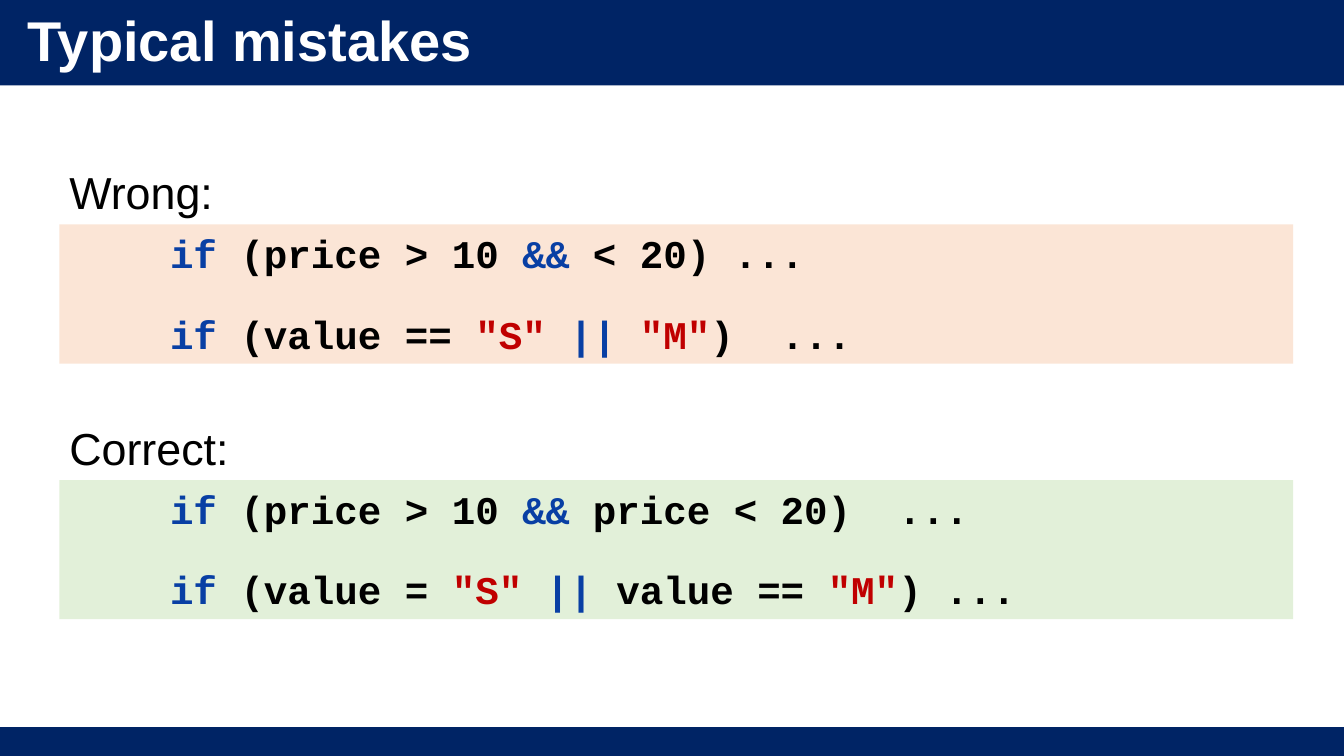
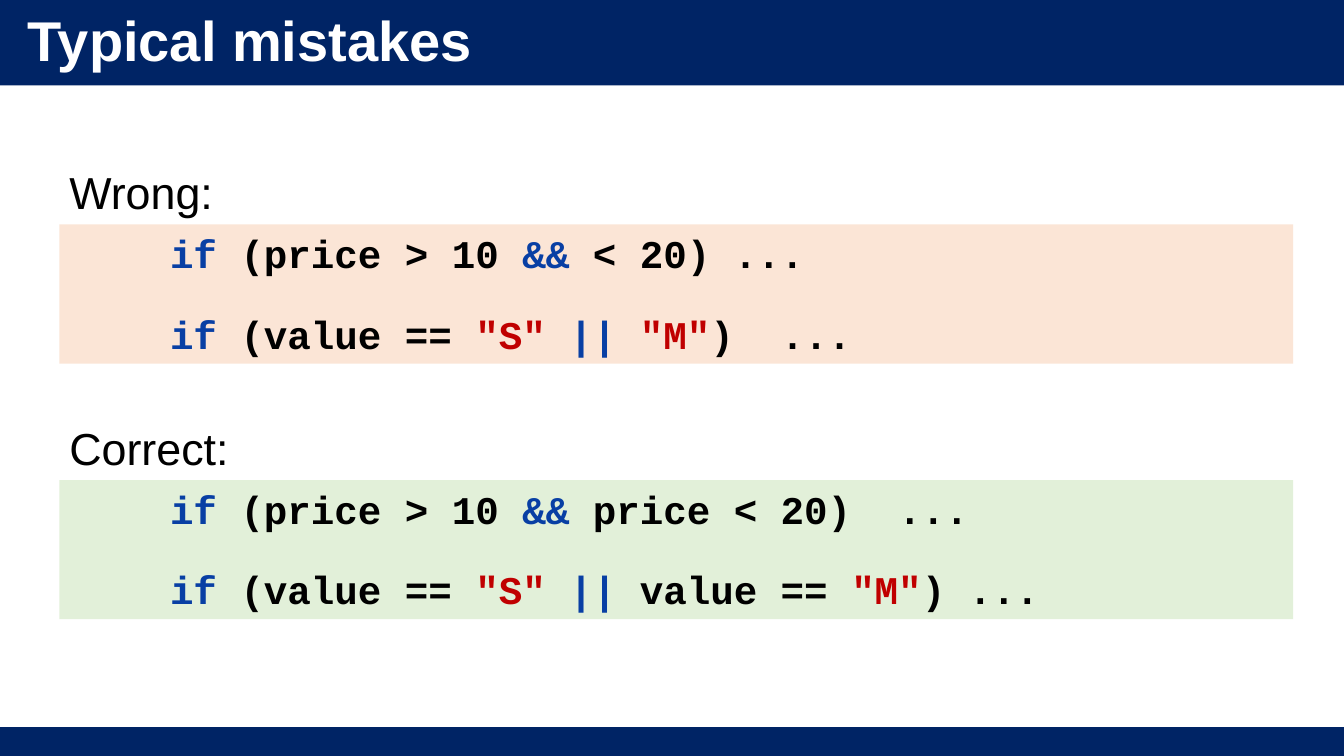
Before and after one commit to basilsmith/WIUT, a slide deck: slide 16 of FunPro/C#/Lectures/lecture3.pptx. Drawn at 1344x756 pixels with LibreOffice and Linux fonts; fonts in the diff are those of the drawing; background and template pictures are left out. Boxes give left, top, right and bottom in pixels: in the first picture for what was removed or moved away, otherwise in the second. Text is boxed around its words. In the diff, an @@ line names an element or a change of style, - is before the commit and + after.

Commit message:
TW3

```diff
--- a/FunPro/C#/Lectures/lecture3.pptx
+++ b/FunPro/C#/Lectures/lecture3.pptx
@@ text in rectangle at <box>170,576,945,612</box>: text changed @@
-if (value = "S" || value == "M") ...
+if (value == "S" || value == "M") ...
```
Also in this commit, not shown: 1 other slide changed.
